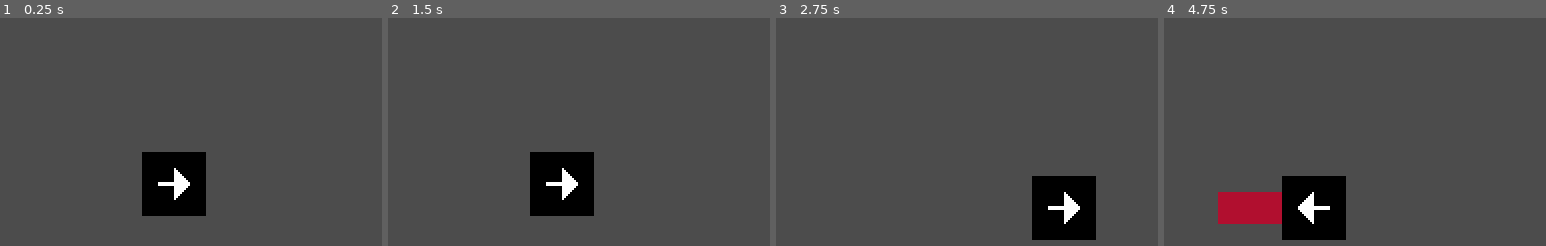
Above: before the commit, frames 1-4 (left to right).
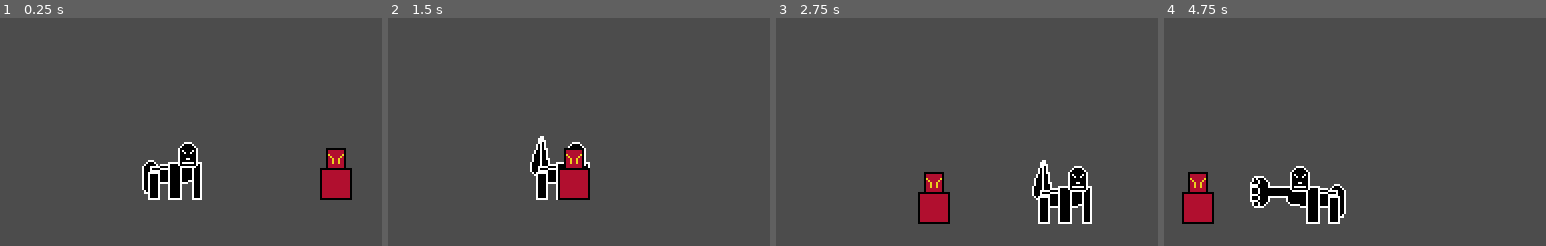
Above: after the commit, the same moments.

Repository: Galbenshire/Skongk---The-Skunk-Ape
Game: Godot game, scene res://game/Game.tscn
Same seed, same stepped clock (60 frames per second), same inputs: the game is played once before the commit and once after it. The project has no main scene, so this scene is started directly.
Inputs:
- Up to frame 1 (0.25 s): no input
- Up to frame 2 (1.5 s): tap Enter at 0.5 s; hold D (ui_right) 0.53-1.28 s; hold E (skongk_skunk_move) 0.53-1.28 s; hold S (ui_down) from 1.28 s (still down); tap Q (skongk_punch) at 1.35 s
- Up to frame 3 (2.75 s): tap E (skongk_skunk_move) at 1.55, 2.3 s; release S (ui_down) at 2.03 s; hold D (ui_right) from 2.03 s (still down); hold Shift (skongk_run) from 2.03 s (still down)
- Up to frame 4 (4.75 s): release D (ui_right) at 2.78 s; release Shift (skongk_run) at 2.78 s; hold W (ui_up) 2.78-3.53 s; tap E (skongk_skunk_move) at 2.85, 4.55 s; hold E (skongk_skunk_move) 3.53-4.28 s; hold A (ui_left) from 3.53 s (still down); tap Q (skongk_punch) at 4.35 s

The runs differ from the first frame. In frame 1, 5.1% of the frame differs, in the area x 37-93%, y 54-87%; in frame 2, 4.1%; in frame 3, 5.2%; in frame 4, 7.9%, in the area x 4-48%, y 64-98%.

Commit message:
- Shifted the attack hitboxes of Skongk to be children of his sprite. 	This makes them flip with the sprite. - Began working on the enemy scene.

Diff:
--- /dev/null
+++ b/entities/enemies/Enemy.tscn
@@ -0,0 +1,18 @@
+[gd_scene load_steps=4 format=2]
+
+[ext_resource path="res://entities/enemies/enemy.gd" type="Script" id=1]
+[ext_resource path="res://entities/enemies/EnemyPlaceholder.png" type="Texture" id=2]
+
+[sub_resource type="RectangleShape2D" id=1]
+extents = Vector2( 8, 8 )
+
+[node name="Enemy" type="KinematicBody2D"]
+collision_layer = 4
+script = ExtResource( 1 )
+
+[node name="Sprite" type="Sprite" parent="."]
+texture = ExtResource( 2 )
+offset = Vector2( 0, -8 )
+
+[node name="Collision" type="CollisionShape2D" parent="."]
+shape = SubResource( 1 )
--- /dev/null
+++ b/entities/enemies/enemy.gd
@@ -0,0 +1,19 @@
+extends KinematicBody2D
+
+export (float) var move_speed : float = 60.0
+
+var _skongk_ref : KinematicBody2D
+var _target : Vector2
+var target_angle
+
+func _ready() -> void:
+	var skongk_group = get_tree().get_nodes_in_group("skongk")
+	if !skongk_group.empty():
+		_skongk_ref = skongk_group[0]
+
+func _physics_process(delta : float) -> void:
+	_target = _skongk_ref.position
+	_target.x -= 64
+
+	target_angle = Vector2.RIGHT.rotated(get_angle_to(_target))
+	move_and_slide(target_angle * move_speed)
--- a/entities/skongk/Skongk.tscn
+++ b/entities/skongk/Skongk.tscn
@@ -1,23 +1,20 @@
-[gd_scene load_steps=10 format=2]
+[gd_scene load_steps=9 format=2]
 
 [ext_resource path="res://entities/skongk/skongk.gd" type="Script" id=1]
 [ext_resource path="res://entities/skongk/Skongk.png" type="Texture" id=2]
 
-[sub_resource type="RectangleShape2D" id=1]
-extents = Vector2( 8, 8 )
+[sub_resource type="CapsuleShape2D" id=3]
+radius = 8.0
+height = 16.0001
 
-[sub_resource type="CircleShape2D" id=5]
-radius = 12.0
-
-[sub_resource type="CapsuleShape2D" id=2]
-radius = 8.0
-height = 32.0
-
-[sub_resource type="CapsuleShape2D" id=6]
+[sub_resource type="CapsuleShape2D" id=4]
 radius = 16.0
 height = 96.0
 
-[sub_resource type="Animation" id=3]
+[sub_resource type="RectangleShape2D" id=1]
+extents = Vector2( 12, 8 )
+
+[sub_resource type="Animation" id=5]
 length = 0.02
 step = 0.0166667
 tracks/0/type = "value"
@@ -33,7 +30,7 @@
 "values": [ 0 ]
 }
 
-[sub_resource type="Animation" id=7]
+[sub_resource type="Animation" id=6]
 resource_name = "back_blast"
 length = 1.35
 step = 0.05
@@ -44,7 +41,7 @@
 tracks/0/imported = false
 tracks/0/enabled = true
 tracks/0/keys = {
-"times": PoolRealArray( 0, 0.25, 0.35, 1.35 ),
+"times": PoolRealArray( 0, 0.15, 0.25, 1.35 ),
 "transitions": PoolRealArray( 1, 1, 1, 1 ),
 "values": [ {
 "args": [ 3 ],
@@ -60,8 +57,20 @@
 "method": "set_state"
 } ]
 }
+tracks/1/type = "value"
+tracks/1/path = NodePath("Sprite:frame")
+tracks/1/interp = 1
+tracks/1/loop_wrap = true
+tracks/1/imported = false
+tracks/1/enabled = true
+tracks/1/keys = {
+"times": PoolRealArray( 0, 1.1 ),
+"transitions": PoolRealArray( 1, 1 ),
+"update": 1,
+"values": [ 2, 0 ]
+}
 
-[sub_resource type="Animation" id=4]
+[sub_resource type="Animation" id=7]
 length = 0.766667
 step = 0.0166667
 tracks/0/type = "value"
@@ -100,51 +109,51 @@
 } ]
 }
 
-[node name="Skongk" type="KinematicBody2D"]
+[node name="Skongk" type="KinematicBody2D" groups=[
+"skongk",
+]]
 collision_layer = 2
 script = ExtResource( 1 )
 
 [node name="Sprite" type="Sprite" parent="."]
+editor/display_folded = true
 texture = ExtResource( 2 )
-offset = Vector2( 16, 0 )
-hframes = 2
-frame = 1
+offset = Vector2( 8, -8 )
+hframes = 3
+frame = 2
 
-[node name="FloorCollision" type="CollisionShape2D" parent="."]
-position = Vector2( 0, 8 )
-shape = SubResource( 1 )
-
-[node name="Hurtbox" type="Area2D" parent="."]
+[node name="PunchHitbox" type="Area2D" parent="Sprite"]
 editor/display_folded = true
-
-[node name="Collision" type="CollisionShape2D" parent="Hurtbox"]
-shape = SubResource( 5 )
-
-[node name="Punch" type="Area2D" parent="."]
-editor/display_folded = true
-position = Vector2( 24, 0 )
+monitorable = false
 collision_layer = 0
 collision_mask = 4
 
-[node name="Collision" type="CollisionShape2D" parent="Punch"]
+[node name="Collision" type="CollisionShape2D" parent="Sprite/PunchHitbox"]
+position = Vector2( 16, -8 )
 rotation = 1.5708
-shape = SubResource( 2 )
+shape = SubResource( 3 )
 disabled = true
 
-[node name="BackBlast" type="Area2D" parent="."]
+[node name="BackBlastHitbox" type="Area2D" parent="Sprite"]
 editor/display_folded = true
-position = Vector2( -48, 0 )
+monitorable = false
 collision_layer = 0
 collision_mask = 4
 
-[node name="Collision" type="CollisionShape2D" parent="BackBlast"]
+[node name="Collision" type="CollisionShape2D" parent="Sprite/BackBlastHitbox"]
+position = Vector2( -48, -8 )
 rotation = 1.5708
-shape = SubResource( 6 )
+shape = SubResource( 4 )
 disabled = true
+
+[node name="Collision" type="CollisionShape2D" parent="."]
+shape = SubResource( 1 )
 
 [node name="AnimationPlayer" type="AnimationPlayer" parent="."]
 autoplay = "_init"
 playback_process_mode = 0
-anims/_init = SubResource( 3 )
-anims/back_blast = SubResource( 7 )
-anims/punch = SubResource( 4 )
+anims/_init = SubResource( 5 )
+anims/back_blast = SubResource( 6 )
+anims/punch = SubResource( 7 )
+[connection signal="body_entered" from="Sprite/PunchHitbox" to="." method="_on_PunchHitbox_body_entered"]
+[connection signal="body_entered" from="Sprite/BackBlastHitbox" to="." method="_on_BackBlastHitbox_body_entered"]
--- a/entities/skongk/skongk.gd
+++ b/entities/skongk/skongk.gd
@@ -11,11 +11,14 @@
 enum States {IDLE, WALK, RUN, ATTACK}
 
 onready var SkongkSprite : Sprite = $Sprite
-onready var Punch : Area2D = $Punch
-onready var BackBlast : Area2D = $BackBlast
+onready var Punch : Area2D = $Sprite/PunchHitbox
+onready var BackBlast : Area2D = $Sprite/BackBlastHitbox
 
 export (float) var move_speed : float = 100.0
 export (float, 1.0, 5.0) var run_multiplier : float = 1.0
+
+var score : int = 0
+var skunk_power : int = 16
 
 var current_state : int = States.IDLE setget set_state
 var current_direction : int = 1
@@ -26,7 +29,9 @@
 	if event.is_action_pressed("skongk_punch"):
 		$AnimationPlayer.play("punch")
 	elif event.is_action_pressed("skongk_skunk_move"):
-		$AnimationPlayer.play("back_blast")
+		if skunk_power >= 4:
+			skunk_power = int(max(0, skunk_power - 4))
+			$AnimationPlayer.play("back_blast")
 
 func _physics_process(delta : float) -> void:
 	match current_state:
@@ -49,7 +54,7 @@
 			else:
 				if _input_direction.x:
 					SkongkSprite.scale.x = sign(_input_direction.x)
-					current_direction = sign(_input_direction.x)
+					current_direction = int(sign(_input_direction.x))
 
 				var move_multiply = run_multiplier if current_state == States.RUN else 1.0
 				move_and_slide(_input_direction * move_speed * move_multiply)
@@ -63,7 +68,6 @@
 
 func _start_punch() -> void:
 	Punch.get_node("Collision").set_deferred("disabled", false)
-	Punch.position.x = abs(Punch.position.x) * current_direction
 	print("Punch Started")
 
 func _end_punch() -> void:
@@ -72,9 +76,14 @@
 
 func _start_back_blast() -> void:
 	BackBlast.get_node("Collision").set_deferred("disabled", false)
-	BackBlast.position.x = -abs(BackBlast.position.x) * current_direction
 	print("Back Blast Started")
 
 func _end_back_blast() -> void:
 	BackBlast.get_node("Collision").set_deferred("disabled", true)
 	print("Back Blast Ended")
+
+func _on_PunchHitbox_body_entered(body : PhysicsBody2D) -> void:
+	print("Punched something")
+
+func _on_BackBlastHitbox_body_entered(body : PhysicsBody2D) -> void:
+	print("Something caught in the back blast")
--- a/game/Game.tscn
+++ b/game/Game.tscn
@@ -1,6 +1,7 @@
-[gd_scene load_steps=4 format=2]
+[gd_scene load_steps=5 format=2]
 
 [ext_resource path="res://entities/skongk/Skongk.tscn" type="PackedScene" id=1]
+[ext_resource path="res://entities/enemies/Enemy.tscn" type="PackedScene" id=2]
 
 [sub_resource type="RectangleShape2D" id=1]
 extents = Vector2( 144, 8 )
@@ -17,6 +18,9 @@
 [node name="Skongk" parent="Playfield/Entities" instance=ExtResource( 1 )]
 position = Vector2( 144, 144 )
 run_multiplier = 2.0
+
+[node name="Enemy" parent="Playfield/Entities" instance=ExtResource( 2 )]
+position = Vector2( 240, 144 )
 
 [node name="Boundaries" type="StaticBody2D" parent="Playfield"]
 editor/display_folded = true
@@ -39,5 +43,6 @@
 shape = SubResource( 2 )
 
 [node name="GUI" type="Control" parent="."]
+visible = false
 anchor_right = 1.0
 anchor_bottom = 1.0
Binary file added: entities/enemies/EnemyPlaceholder.png
Binary file changed: entities/skongk/Skongk.png
